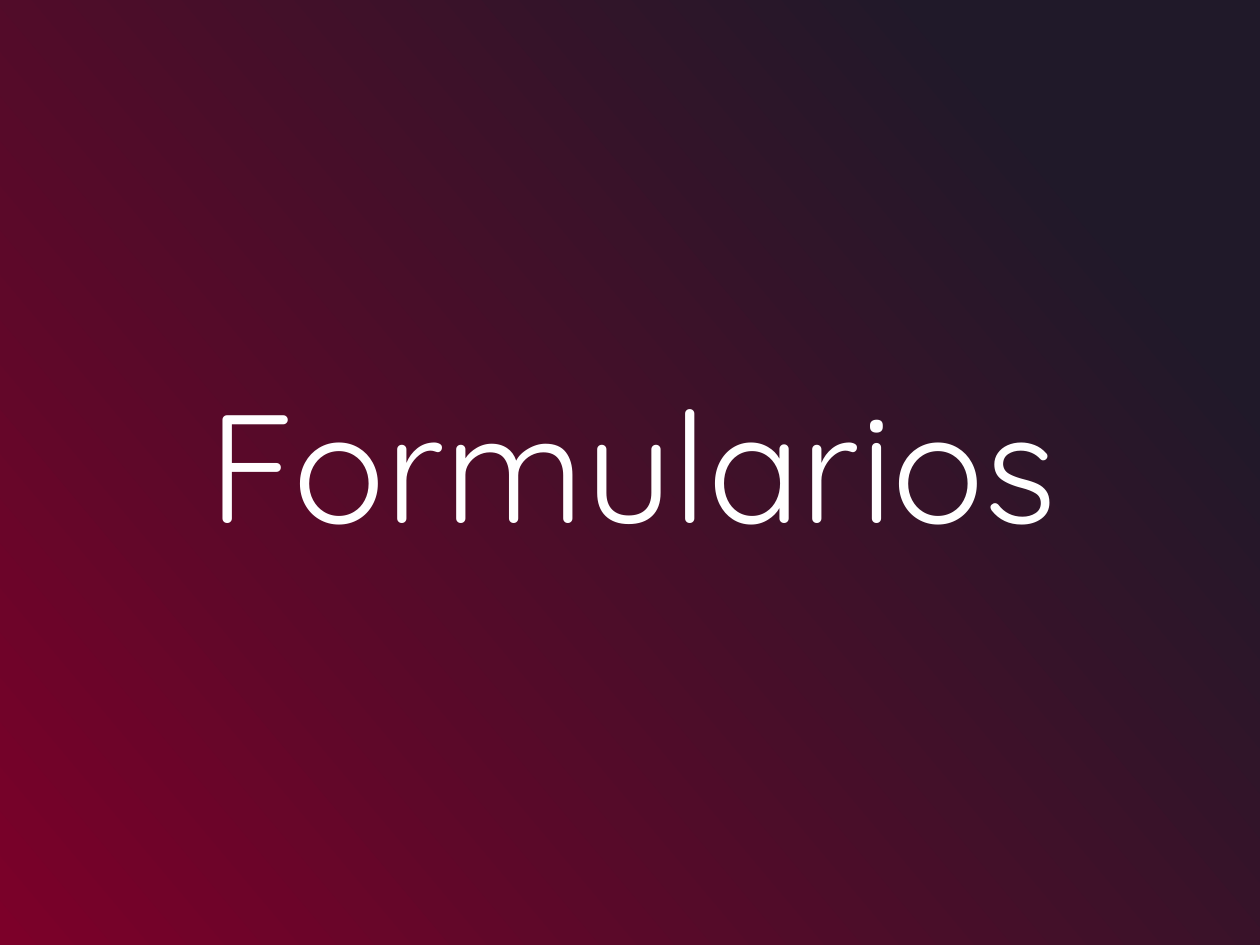
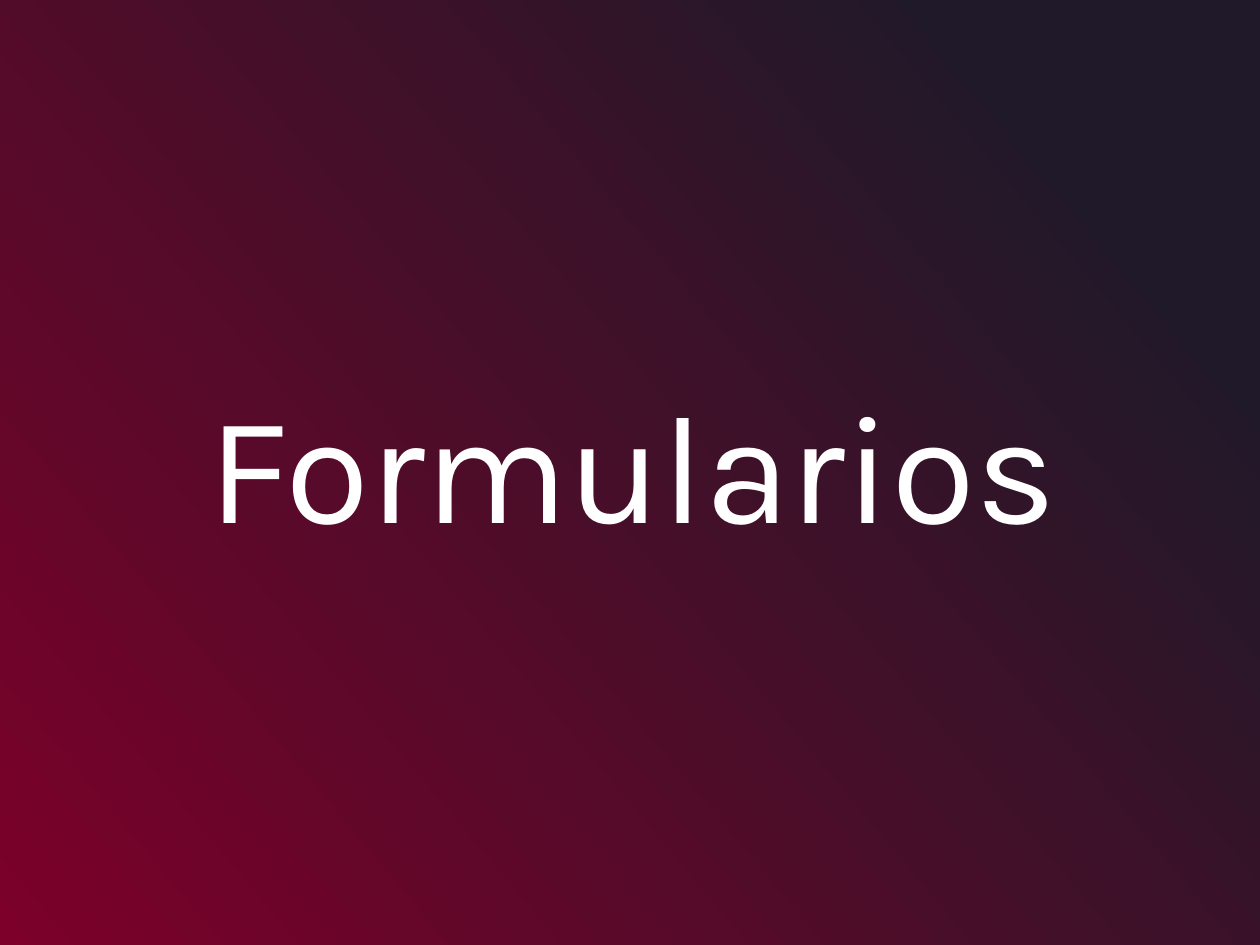
Before and after one commit to leonardotorre18/programacion_web_primer_modulo, a slide deck: slide 9 of contenido_curso/Programación Web - Día 3.pptx. Drawn at 1260x945 pixels with LibreOffice and Linux fonts; fonts in the diff are those of the drawing. Boxes give left, top, right and bottom in pixels: in the first picture for what was removed or moved away, otherwise in the second. Text is boxed around its words. In the diff, an @@ line names an element or a change of style, - is before the commit and + after.

```diff
--- a/contenido_curso/Programación Web - Día 3.pptx
+++ b/contenido_curso/Programación Web - Día 3.pptx
@@ text "Formularios" at bbox=[209, 417, 1056, 525]: font Quicksand to Karla @@
```
Also in this commit, not shown: 2 other slides changed, 1 other file.
